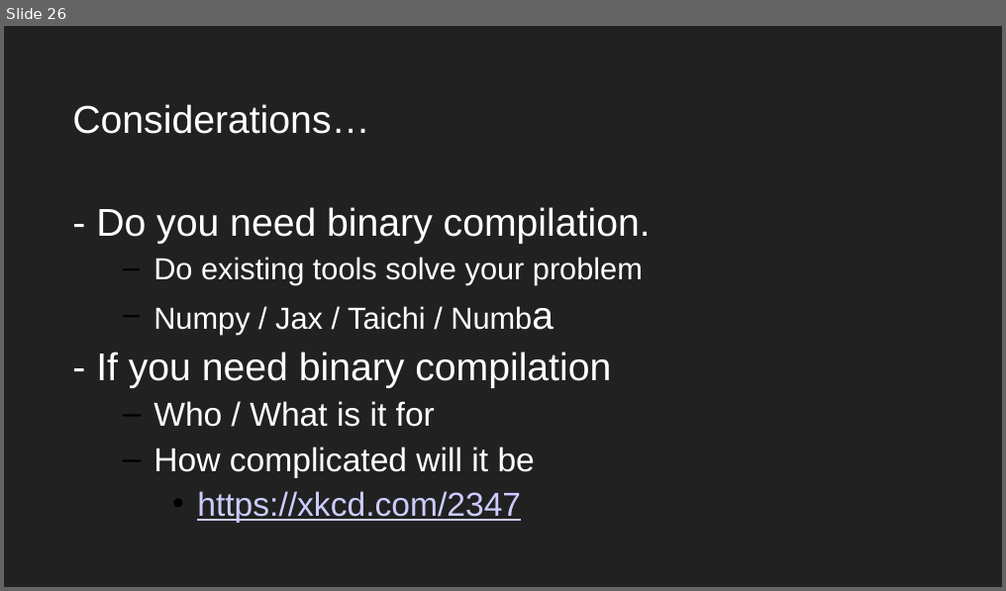
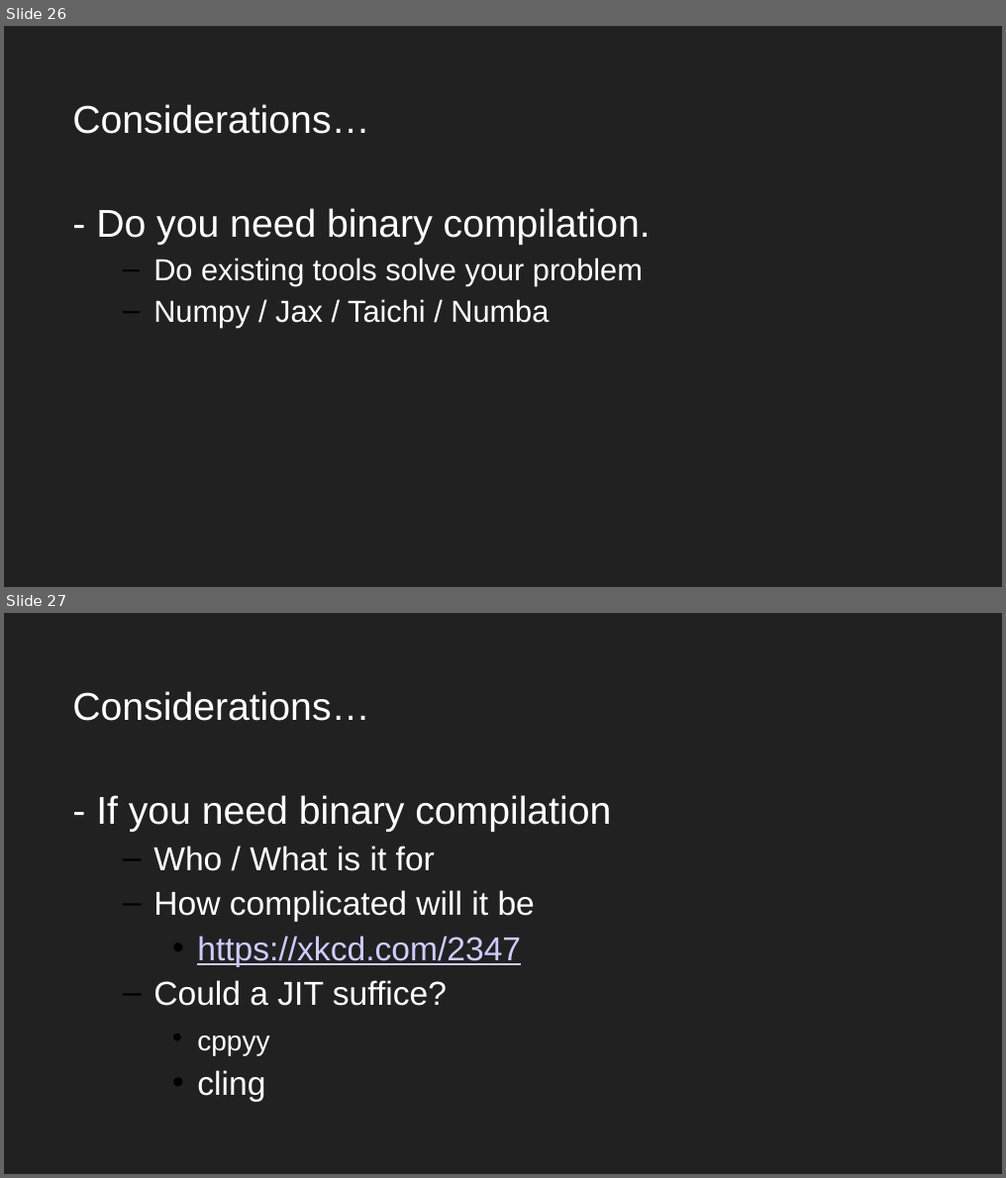
Before and after one commit to 0xz/cmake_survival, a slide deck: PHENICS_i2i_cmake_survival_2026.ppt. Shown one above the other, each under a label of ours: slide 26 before the commit, slides 26 and 27 after it. The pictures are 1006x591 and 1006x1178 pixels, drawn with LibreOffice and Linux fonts; fonts in the diff are those of the drawing. Boxes give left, top, right and bottom in pixels: in the first picture for what was removed or moved away, otherwise in the second. Text is boxed around its words. In the diff, an @@ line names an element or a change of style, - is before the commit and + after.

```diff
--- a/PHENICS_i2i_cmake_survival_2026.ppt
+++ b/PHENICS_i2i_cmake_survival_2026.ppt
@@ slide 27 added at [4,613,1002,1174], background #212121 @@
@@ text added at [72,691,611,1101], 24 pt, text #FFFFFF @@
+Considerations…
+- If you need binary compilation
+  – Who / What is it for
+  – How complicated will it be
+    • https://xkcd.com/2347
+  – Could a JIT suffice?
+    • cppyy
+    • cling
@@ slide 26 changed as well @@
@@ text "Considerations…" at [72,104,650,328]: size 28 to 22 pt in "Numba" @@
@@ text at [96,352,611,522]: paragraphs removed @@
-- If you need binary compilation
-  – Who / What is it for
-  – How complicated will it be
-    • https://xkcd.com/2347
```
Also in this commit, not shown: 5 other slides changed, 21 other files.
